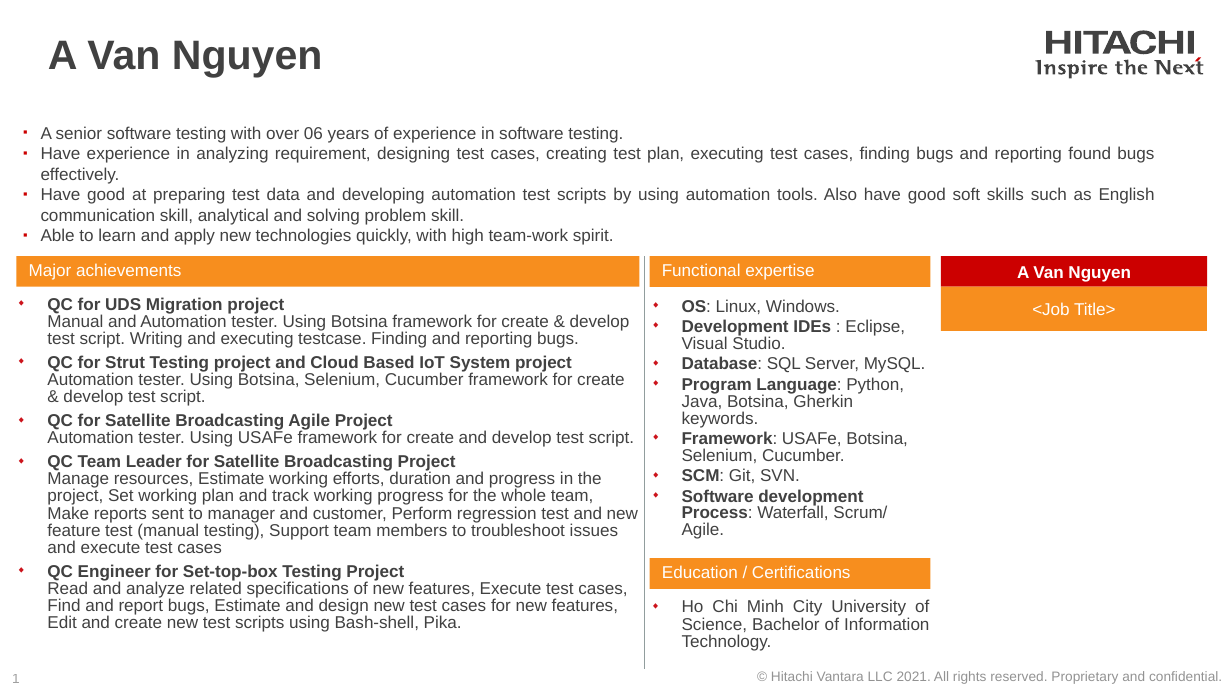
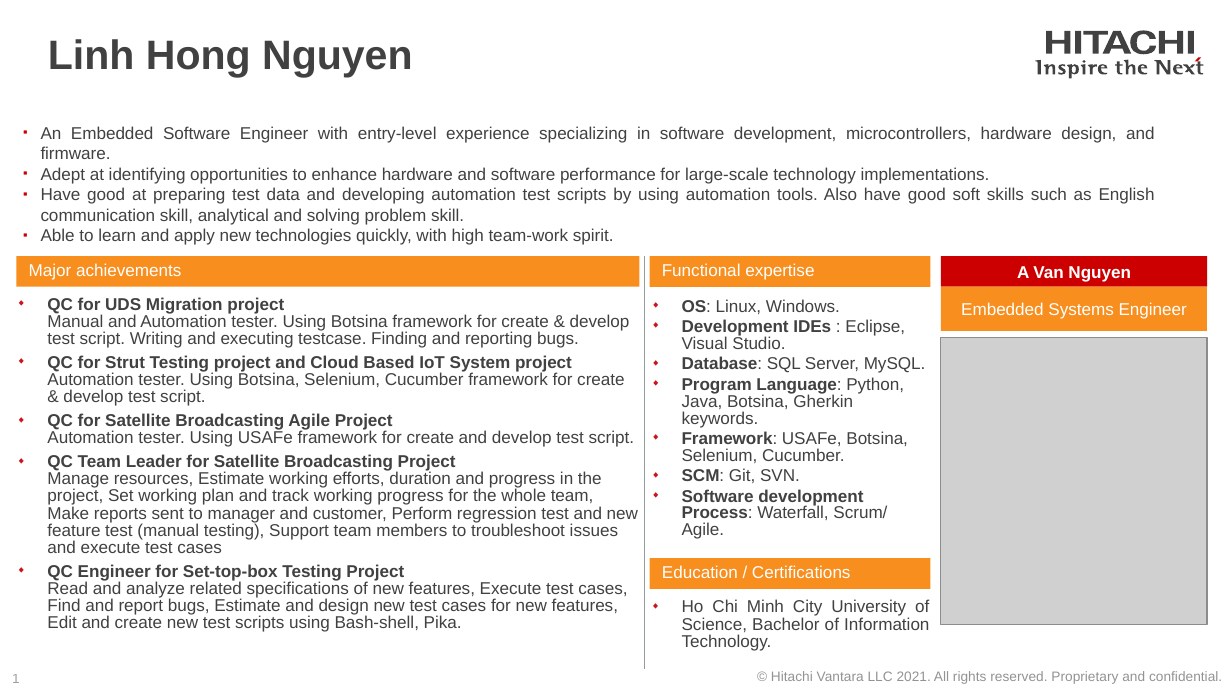
Before and after one commit to HLinhNguyen283/test, a slide deck: slide 1 of BioSlide_AVanNguyen_HCCID_Sample.pptx. Drawn at 1232x693 pixels with LibreOffice and Linux fonts; fonts in the diff are those of the drawing; grey boxes stand for pictures; background and template pictures are left out. Boxes give left, top, right and bottom in pixels: in the first picture for what was removed or moved away, otherwise in the second. Text is boxed around its words. In the diff, an @@ line names an element or a change of style, - is before the commit and + after.

```diff
--- a/BioSlide_AVanNguyen_HCCID_Sample.pptx
+++ b/BioSlide_AVanNguyen_HCCID_Sample.pptx
@@ title at box(48, 39, 413, 77): text changed @@
-A Van Nguyen
+Linh Hong Nguyen
@@ text at box(41, 126, 1154, 184): text changed @@
-▪ A senior software testing with over 06 years of experience in software testing.
-▪ Have experience in analyzing requirement, designing test cases, creating test plan, executing test cases, finding bugs and reporting found bugs effectively.
+▪ An Embedded Software Engineer with entry-level experience specializing in software development, microcontrollers, hardware design, and firmware.
+▪ Adept at identifying opportunities to enhance hardware and software performance for large-scale technology implementations.
@@ text in rectangle at box(961, 302, 1187, 319): text changed @@
-<Job Title>
+Embedded Systems Engineer
@@ picture added at box(941, 338, 1207, 625) @@
```
Also in this commit, not shown: 2 other files.
